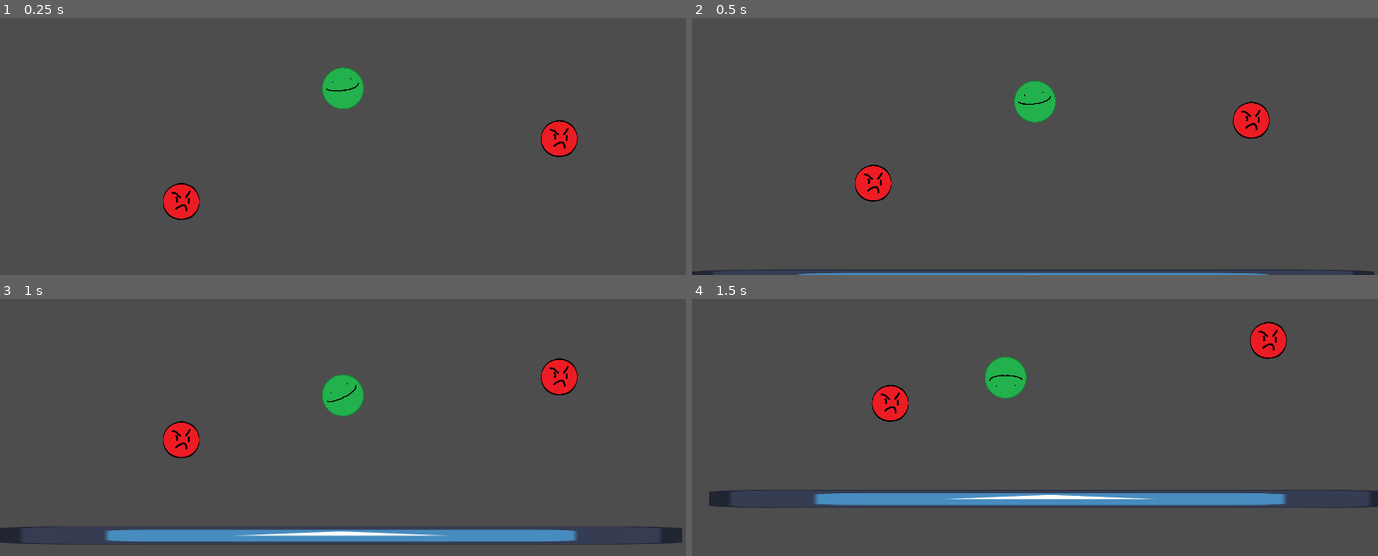
Above: before the commit, frames 1-4 (two rows, left to right).
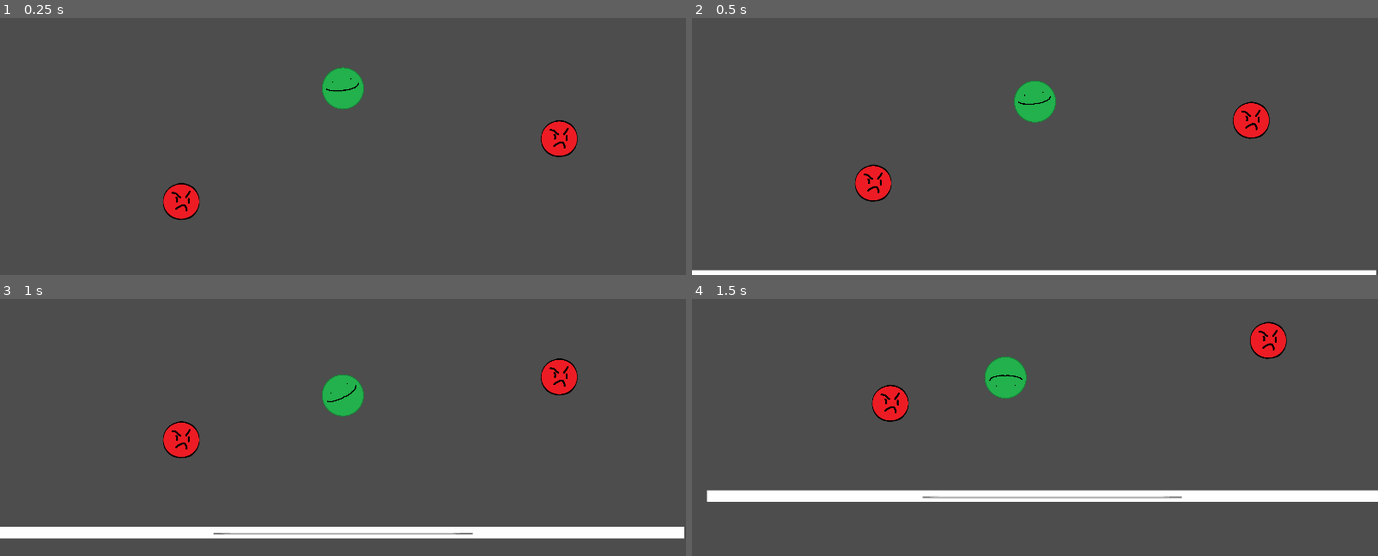
Above: after the commit, the same moments.

Repository: ai43184-school/School-project
Game: Godot game, scene res://Scenes/main.tscn
The game is run twice, just before and just after one commit, with the same random seed, the same clock (stepped at 60 frames per second) and the same inputs. The engine's default icon, where the game draws it, is replaced by a stand-in: a white triangle on a blue panel in a dark square.
Inputs (mouse positions are in pixels of both pictures, inside the frame that each line leads up to):
- Up to frame 1 (0.25 s): no input
- Up to frame 2 (0.5 s): no input
- Up to frame 3 (1 s): move the mouse to (493, 342) at 0.52 s; press the mouse at (493, 342) at 0.53 s
- Up to frame 4 (1.5 s): move the mouse to (897, 381) at 1.27 s; release the mouse at (897, 381) at 1.28 s; click (897, 381) at 1.35 s

Frame 1 is identical in both runs. In frame 2, 2.0% of the frame differs, in the area x 0-100%, y 97-100%; in frame 3, 5.6%; in frame 4, 5.9%, in the area x 2-100%, y 74-82%.
Error after the commit: Invalid call. Nonexistent function 'current_scene' in base 'Window'. (res://Scripts/game_manager.gd:15)

Commit message:
Starting procedural generation

Diff:
--- a/only-way-is-up/Scenes/Enemy1.tscn
+++ b/only-way-is-up/Scenes/Enemy1.tscn
@@ -1,19 +1,19 @@
-[gd_scene format=3 uid="uid://cvy4p4jgamrb8"]
+[gd_scene load_steps=4 format=3 uid="uid://cvy4p4jgamrb8"]
 
-[ext_resource type="Script" uid="uid://bubscqm6080ik" path="res://Scripts/enemy_1.gd" id="1_0sjbo"]
+[ext_resource type="Script" path="res://Scripts/enemy_1.gd" id="1_0sjbo"]
 [ext_resource type="Texture2D" uid="uid://cgo2maw5iso8n" path="res://Assets/enemy1.png" id="1_bwp4a"]
 
 [sub_resource type="CircleShape2D" id="CircleShape2D_pakhj"]
 radius = 107.005
 
-[node name="Enemy" type="Area2D" unique_id=1580270769 groups=["Enemy"]]
+[node name="Enemy" type="Area2D" groups=["Enemy"]]
 scale = Vector2(0.5, 0.5)
 script = ExtResource("1_0sjbo")
 
-[node name="CollisionShape2D" type="CollisionShape2D" parent="." unique_id=1730315420 groups=["Enemy"]]
+[node name="CollisionShape2D" type="CollisionShape2D" parent="." groups=["Enemy"]]
 shape = SubResource("CircleShape2D_pakhj")
 
-[node name="Sprite2D" type="Sprite2D" parent="." unique_id=841982458 groups=["Enemy"]]
+[node name="Sprite2D" type="Sprite2D" parent="." groups=["Enemy"]]
 texture = ExtResource("1_bwp4a")
 
 [connection signal="body_entered" from="." to="." method="_on_body_entered"]
--- a/only-way-is-up/Scenes/Player.tscn
+++ b/only-way-is-up/Scenes/Player.tscn
@@ -9,23 +9,23 @@
 [sub_resource type="CircleShape2D" id="CircleShape2D_r13av"]
 radius = 61.0082
 
-[node name="Player" type="RigidBody2D" unique_id=1221837819 groups=["Player"]]
+[node name="Player" type="RigidBody2D" groups=["Player"]]
 script = ExtResource("1_kpjcp")
 
-[node name="Hitbox" type="CollisionShape2D" parent="." unique_id=1216173687 groups=["Player"]]
+[node name="Hitbox" type="CollisionShape2D" parent="." groups=["Player"]]
 scale = Vector2(0.5, 0.5)
 shape = SubResource("CircleShape2D_kpjcp")
 
-[node name="Sprite2D" type="Sprite2D" parent="." unique_id=791727713 groups=["Player"]]
+[node name="Sprite2D" type="Sprite2D" parent="." groups=["Player"]]
 scale = Vector2(0.5, 0.5)
 texture = ExtResource("1_xhfnw")
 
-[node name="Camera2D" type="Camera2D" parent="." unique_id=13771214]
+[node name="Camera2D" type="Camera2D" parent="."]
 position_smoothing_enabled = true
 
-[node name="Area2D" type="Area2D" parent="." unique_id=1701750376 groups=["Player"]]
+[node name="Area2D" type="Area2D" parent="." groups=["Player"]]
 
-[node name="CollisionShape2D" type="CollisionShape2D" parent="Area2D" unique_id=1524461948 groups=["Player"]]
+[node name="CollisionShape2D" type="CollisionShape2D" parent="Area2D" groups=["Player"]]
 shape = SubResource("CircleShape2D_r13av")
 
 [connection signal="area_entered" from="Area2D" to="." method="_on_area_2d_area_entered"]
--- a/only-way-is-up/Scenes/main.tscn
+++ b/only-way-is-up/Scenes/main.tscn
@@ -1,8 +1,9 @@
-[gd_scene format=3 uid="uid://d3xobfdw3nmma"]
+[gd_scene load_steps=7 format=3 uid="uid://d3xobfdw3nmma"]
 
 [ext_resource type="PackedScene" uid="uid://dskeh4e2pbtiu" path="res://Scenes/Player.tscn" id="1_jjgbg"]
-[ext_resource type="Texture2D" uid="uid://glknsvn07np3" path="res://icon.svg" id="2_dnw65"]
+[ext_resource type="Texture2D" uid="uid://drw6ebrfgq2or" path="res://Assets/platform.png" id="2_5k88t"]
 [ext_resource type="PackedScene" uid="uid://cvy4p4jgamrb8" path="res://Scenes/Enemy1.tscn" id="3_pubdq"]
+[ext_resource type="PackedScene" uid="uid://mtkea6vefooh" path="res://Scenes/GameManager.tscn" id="4_7nqhl"]
 
 [sub_resource type="RectangleShape2D" id="RectangleShape2D_7u77a"]
 size = Vector2(1922, 31)
@@ -10,28 +11,30 @@
 [sub_resource type="PhysicsMaterial" id="PhysicsMaterial_0xgt5"]
 bounce = 0.25
 
-[node name="Main" type="Node2D" unique_id=201009833]
+[node name="Main" type="Node2D"]
 
-[node name="platform" type="StaticBody2D" parent="." unique_id=1452183049]
+[node name="platform" type="StaticBody2D" parent="."]
 position = Vector2(13, 1053)
 
-[node name="CollisionShape2D" type="CollisionShape2D" parent="platform" unique_id=1263475553]
+[node name="CollisionShape2D" type="CollisionShape2D" parent="platform"]
 position = Vector2(951, 5.5)
 shape = SubResource("RectangleShape2D_7u77a")
 metadata/_edit_lock_ = true
 
-[node name="Player" parent="." unique_id=1184627149 instance=ExtResource("1_jjgbg")]
+[node name="Player" parent="." instance=ExtResource("1_jjgbg")]
 position = Vector2(972, 456)
 physics_material_override = SubResource("PhysicsMaterial_0xgt5")
 
-[node name="Icon" type="Sprite2D" parent="." unique_id=1681735688]
+[node name="Icon" type="Sprite2D" parent="."]
 z_index = -1
-position = Vector2(966.5, 1067.5)
-scale = Vector2(14.9141, 0.398437)
-texture = ExtResource("2_dnw65")
+position = Vector2(966.5, 1060)
+scale = Vector2(1.66753, 0.0493829)
+texture = ExtResource("2_5k88t")
 
-[node name="Enemy" parent="." unique_id=1623239101 instance=ExtResource("3_pubdq")]
+[node name="Enemy" parent="." instance=ExtResource("3_pubdq")]
 position = Vector2(1577, 624)
 
-[node name="Enemy2" parent="." unique_id=1580270769 instance=ExtResource("3_pubdq")]
+[node name="Enemy2" parent="." instance=ExtResource("3_pubdq")]
 position = Vector2(519, 800)
+
+[node name="GameManager" parent="." instance=ExtResource("4_7nqhl")]
--- a/only-way-is-up/Scripts/game_manager.gd
+++ b/only-way-is-up/Scripts/game_manager.gd
@@ -1,5 +1,33 @@
 extends Node
 
+#enemies
 signal enemydeath
 
+#player movement
 var can_launch = true
+
+#map generation
+var enemyspawn = FastNoiseLite.new()
+
+var width = 64
+var height = 64
+
+@onready var player = get_parent().current_scene().get_node("Player")
+
+var loaded_chunks = []
+
+func _ready():
+	enemyspawn.seed = randi()
+
+	enemyspawn.frequency = 0.5
+
+
+func process():
+	var player_pos = player.position
+
+
+func generate_chunk(pos):
+	for x in range(width):
+		for y in range(height):
+
+			var spawn = enemyspawn.get_noise_2d(pos.x - (width / 2) + x,pos.y - (height / 2) + y) * 10
--- a/only-way-is-up/project.godot
+++ b/only-way-is-up/project.godot
@@ -16,7 +16,7 @@
 
 config/name="Only Way is Up"
 run/main_scene="res://Scenes/main.tscn"
-config/features=PackedStringArray("4.6", "Mobile")
+config/features=PackedStringArray("4.3", "Mobile")
 config/icon="res://icon.svg"
 
 [autoload]
Not shown, changed: only-way-is-up/Assets/Player.png.import
Not shown, changed: only-way-is-up/Assets/enemy1.png.import
Not shown, changed: only-way-is-up/Assets/enemy2.png.import
Not shown, changed: only-way-is-up/Assets/platform.png.import
Not shown, changed: only-way-is-up/Assets/ui_button.png.import
Not shown: 1 places in only-way-is-up/Scenes/Player.tscn that only renumber resources
Not shown, changed: only-way-is-up/icon.svg.import
